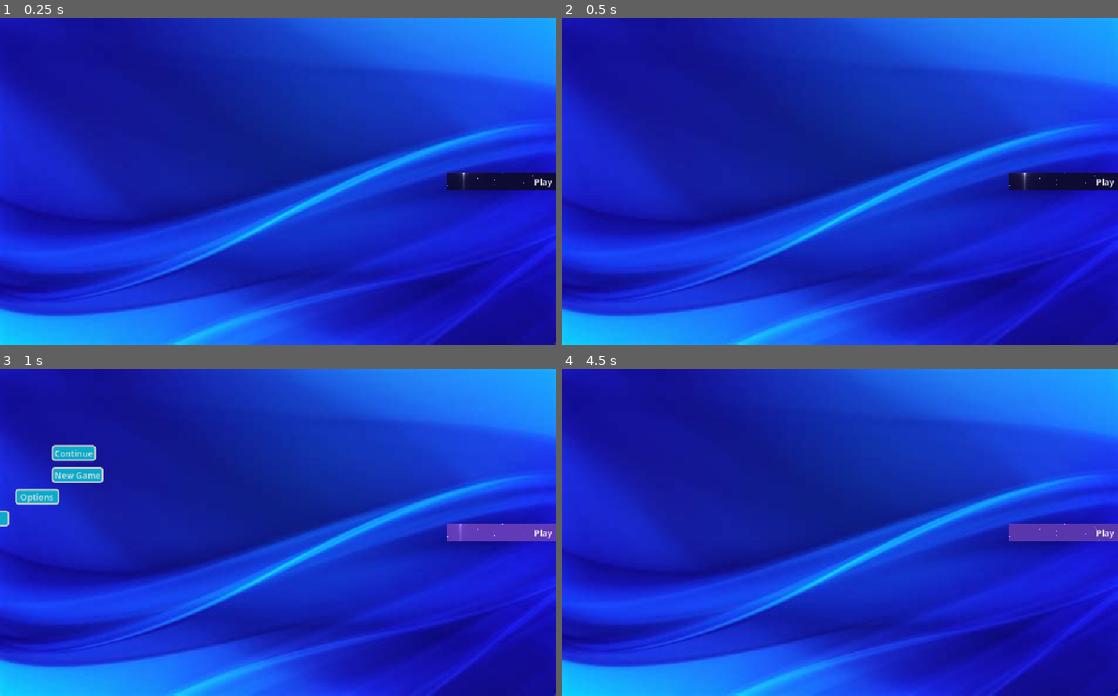
Above: before the commit, frames 1-4 (two rows, left to right).
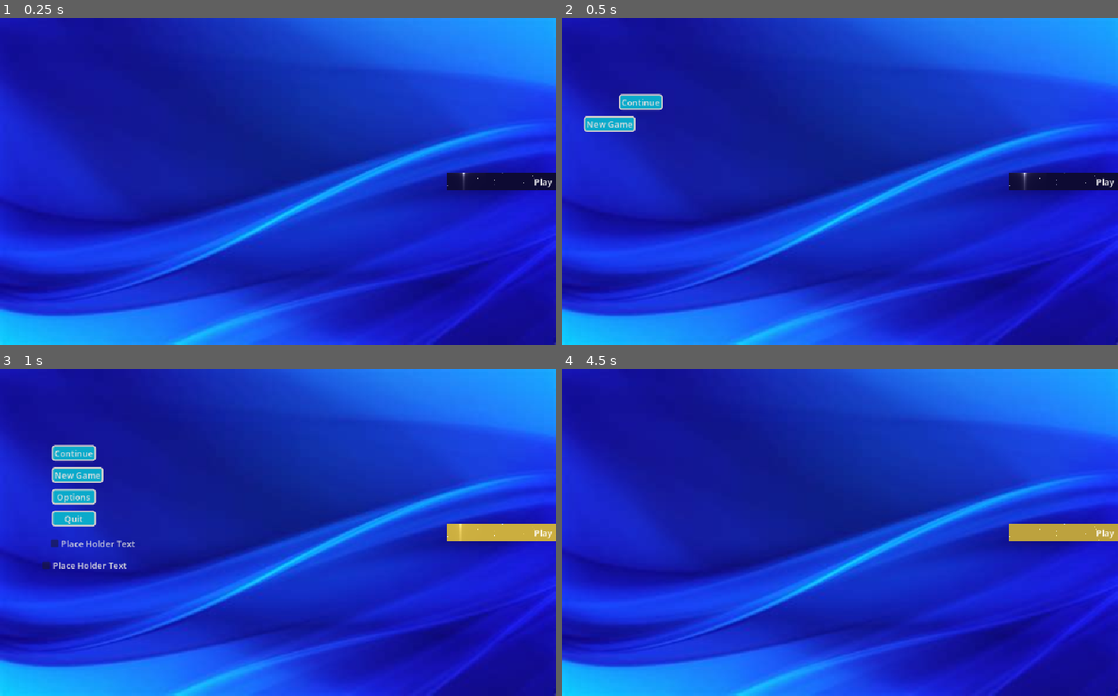
Above: after the commit, the same moments.

Repository: VampireSqu1d/GodotUIs
Game: Godot game, scene res://scenes/moving_buttons_ui.tscn
The game is run twice, just before and just after one commit, with the same random seed, the same clock (stepped at 60 frames per second) and the same inputs. This scene is started directly instead of the project's main scene.
Inputs:
- Up to frame 1 (0.25 s): no input
- Up to frame 2 (0.5 s): no input
- Up to frame 3 (1 s): click "Play" at 0.5 s
- Up to frame 4 (4.5 s): click "Options" at 1.25 s; click "Place Holder Text" at 2 s; click "New Game" at 2.75 s; click "New Game" at 3.5 s; click "Play" at 4.25 s

Frame 1 is identical in both runs. In frame 2, 0.9% of the frame differs, in the area x 3-19%, y 23-35%; in frame 3, 2.6%, in the area x 0-100%, y 36-62%; in frame 4, 1.0%.

Commit message:
added radial buttons

Diff:
--- a/scenes/moving_buttons_ui.tscn
+++ b/scenes/moving_buttons_ui.tscn
@@ -40,8 +40,8 @@
 grow_horizontal = 2
 grow_vertical = 2
 script = ExtResource("1_cfom8")
-anim_transition = 5
-anim_duration = 0.5
+anim_transition = 11
+anim_ease = 1
 buttons = [NodePath("TransitionStateButton"), NodePath("TransitionStateButton2"), NodePath("TransitionStateButton3"), NodePath("TransitionStateButton4"), NodePath("StrikethroughtButton"), NodePath("StrikethroughtButton2")]
 
 [node name="TextureRect" type="TextureRect" parent="." unique_id=865630165]
@@ -123,6 +123,7 @@
 offset_bottom = 16.0
 grow_horizontal = 0
 grow_vertical = 2
-texture_normal = SubResource("GradientTexture2D_aiqbb")
+texture_normal = SubResource("GradientTexture2D_cmus5")
+hover_bg_color = Color(0.79607844, 0.68235296, 0.24705882, 1)
 
 [connection signal="pressed" from="TextureButton" to="." method="_on_texture_button_pressed"]
--- /dev/null
+++ b/scenes/radial_moving_menu.tscn
@@ -0,0 +1,80 @@
+[gd_scene format=3 uid="uid://cp2k4qsxemgvl"]
+
+[ext_resource type="Script" uid="uid://btbm4qo1r6lk8" path="res://scripts/radial_moving_menu.gd" id="1_223mu"]
+[ext_resource type="PackedScene" uid="uid://cj1dgj8qawwqt" path="res://scenes/transition_state_button.tscn" id="1_xoejn"]
+[ext_resource type="PackedScene" uid="uid://dhmhhqgf3fbkb" path="res://scenes/strikethrought_button.tscn" id="3_1om5q"]
+
+[node name="RadialMovingMenu" type="Control" unique_id=2001469303 node_paths=PackedStringArray("buttons")]
+layout_mode = 3
+anchors_preset = 15
+anchor_right = 1.0
+anchor_bottom = 1.0
+grow_horizontal = 2
+grow_vertical = 2
+script = ExtResource("1_223mu")
+buttons = [NodePath("TransitionStateButton"), NodePath("TransitionStateButton4"), NodePath("TransitionStateButton2"), NodePath("TransitionStateButton3"), NodePath("TransitionStateButton5")]
+
+[node name="TransitionStateButton" parent="." unique_id=853671139 instance=ExtResource("1_xoejn")]
+visible = false
+layout_mode = 1
+offset_left = -431.0
+offset_top = 12.0
+offset_right = -350.0
+offset_bottom = 41.0
+
+[node name="TransitionStateButton4" parent="." unique_id=1438181510 instance=ExtResource("1_xoejn")]
+layout_mode = 1
+offset_left = -458.0
+offset_top = 59.0
+offset_right = -377.0
+offset_bottom = 88.0
+
+[node name="TransitionStateButton2" parent="." unique_id=290695769 instance=ExtResource("1_xoejn")]
+layout_mode = 1
+offset_left = -431.0
+offset_top = -36.0
+offset_right = -350.0
+offset_bottom = -7.0
+
+[node name="TransitionStateButton3" parent="." unique_id=148828951 instance=ExtResource("1_xoejn")]
+layout_mode = 1
+offset_left = -465.0
+offset_top = -84.0
+offset_right = -384.0
+offset_bottom = -55.0
+
+[node name="TransitionStateButton5" parent="." unique_id=1036659237 instance=ExtResource("1_xoejn")]
+layout_mode = 1
+offset_left = -465.0
+offset_top = -84.0
+offset_right = -384.0
+offset_bottom = -55.0
+
+[node name="ReferencePoint" type="Control" parent="." unique_id=203393626]
+unique_name_in_owner = true
+layout_mode = 1
+anchors_preset = 4
+anchor_top = 0.5
+anchor_bottom = 0.5
+offset_top = -20.0
+offset_right = 40.0
+offset_bottom = 20.0
+grow_vertical = 2
+
+[node name="StrikethroughtButton" parent="." unique_id=351113815 instance=ExtResource("3_1om5q")]
+layout_mode = 1
+anchors_preset = 6
+anchor_left = 1.0
+anchor_top = 0.5
+anchor_right = 1.0
+anchor_bottom = 0.5
+offset_left = -135.0
+offset_top = -20.0
+offset_right = 0.0
+offset_bottom = 20.0
+grow_horizontal = 0
+grow_vertical = 2
+text = "Show buttons"
+label_text = "Show buttons"
+
+[connection signal="toggled" from="StrikethroughtButton" to="." method="_on_strikethrought_button_toggled"]
--- /dev/null
+++ b/scripts/radial_moving_menu.gd
@@ -0,0 +1,41 @@
+extends Control
+
+@export var radius: float = 120.0
+@export var animation_duration: float = 0.3
+@export var animation_transition: Tween.TransitionType
+@export var animation_ease: Tween.EaseType
+@export var buttons: Array[Button] = []
+
+@onready var reference_point: Control = %ReferencePoint
+
+var tween: Tween
+
+func _ready() -> void:
+	get_tree().create_timer(0.2)
+	#show_buttons()
+
+
+func show_buttons() -> void:
+	var spacing: = PI / buttons.size()
+
+	var counter: int = 0
+	for button in buttons:
+		var angle: = spacing * counter - (TAU)
+		var tagetDirection: = Vector2(0, radius).rotated(angle)
+		var targetPostion: = reference_point.global_position - (button.size/2) - tagetDirection
+		counter+=1
+		var tween: = get_tree().create_tween()
+		tween.tween_property(button, "global_position", targetPostion, animation_duration)
+
+
+func hide_buttons() -> void:
+	for button in buttons:
+		var tween: = get_tree().create_tween()
+		tween.tween_property(button, "global_position", reference_point.global_position - button.size, animation_duration)
+
+
+func _on_strikethrought_button_toggled(toggled_on: bool) -> void:
+	if toggled_on:
+		show_buttons()
+	else:
+		hide_buttons()
Not shown: 3 places in scenes/moving_buttons_ui.tscn that only renumber resources
Not shown, added: scripts/radial_moving_menu.gd.uid
